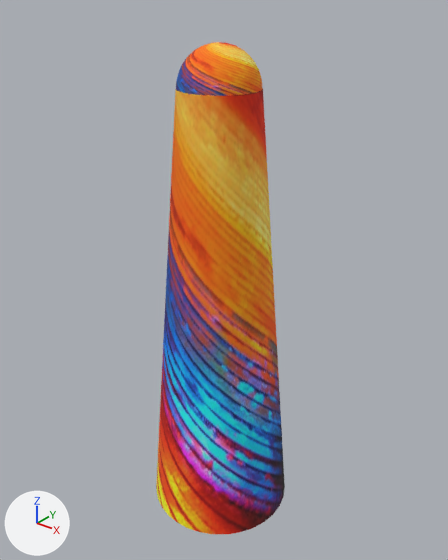
An edit to the FBX model sceneassets/models/Pole_Swirly.FBX, drawn before and after from the same camera.
Camera for both pictures: a camera (50 mm lens) standing at (1.181, -1.454, 1.804) and looking at (-0.003, 0.026, 0.886). Lighting does not change. The marker at lower left points along +X, +Y and +Z. Where no turn or scale is listed for an object, it has been applied to the vertices.
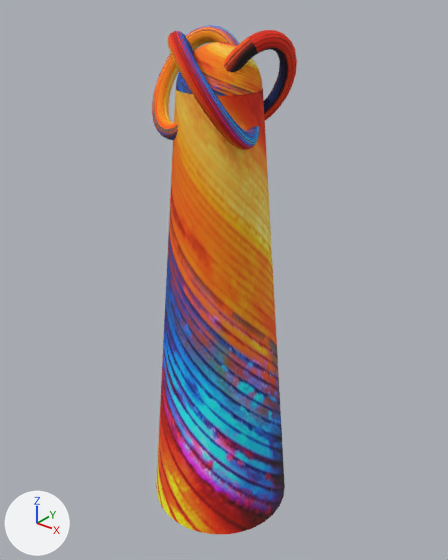
Scene script edits in JSON lines:
```json
{"op": "add", "block": "me_mesh_002", "code": ["me_mesh_002 = bpy.data.meshes.new('Mesh.002')", "me_mesh_002.from_pydata(...)  # 1440 vertices, 2880 faces; spans x -0.237..0.172, y -0.219..0.219, z -0.154..0.154", "me_mesh_002.materials.append(mat_01___default)  # picture img_3096990_f1c62b5de6_jpg"]}
{"op": "add", "block": "ob_torus_knot001", "code": ["ob_torus_knot001 = bpy.data.objects.new('Torus Knot001', me_mesh_002)", "ob_torus_knot001.location = (0.0, 0.0, 1.524)"]}
```

Where the change shows, as pixel boxes [x1, y1, x2, y2] in the pictures (448 x 560 px):
```json
{"object": "Torus Knot001", "change": "added", "after": [152, 25, 297, 150]}
```
